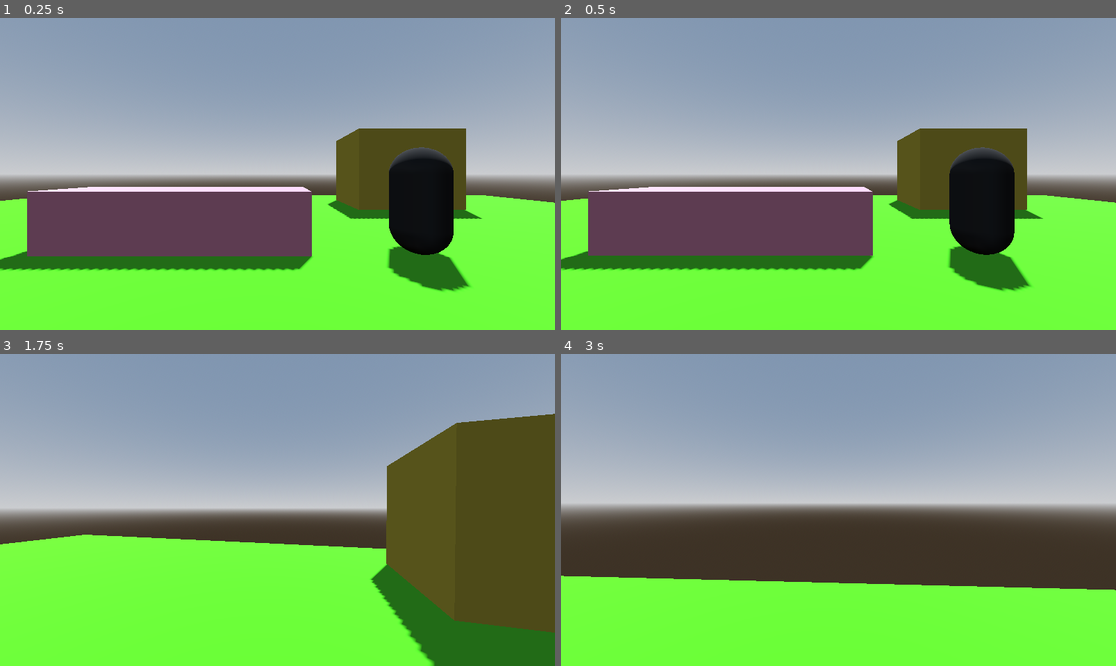
Above: before the commit, frames 1-4 (two rows, left to right).
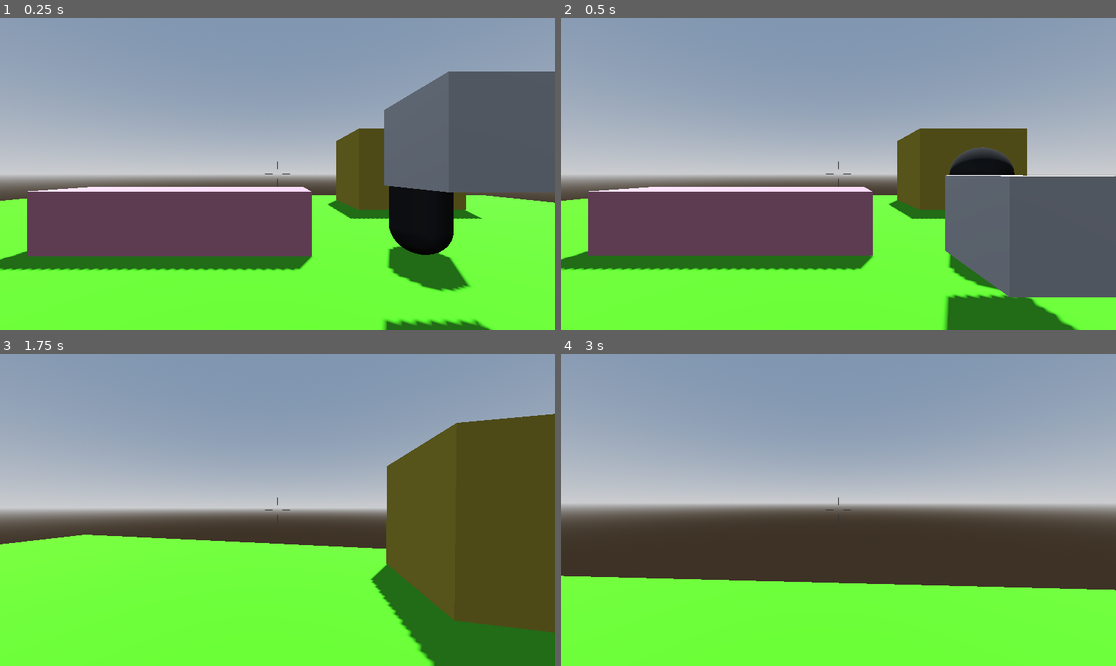
Above: after the commit, the same moments.

Repository: jontran1/godot-fps-template
Game: Godot game, scene res://scenes/levels/test_levels/test_level_1.tscn
The game is run twice, just before and just after one commit, with the same random seed, the same clock (stepped at 60 frames per second) and the same inputs.
Inputs (mouse positions are in pixels of both pictures, inside the frame that each line leads up to):
- Up to frame 1 (0.25 s): no input
- Up to frame 2 (0.5 s): no input
- Up to frame 3 (1.75 s): move the mouse to (305, 510) at 0.52 s; hold W (up) from 0.53 s (still down); tap E (interact, bound only after the commit) at 0.6, 1.55 s; tap Space (jump) at 0.77, 1.52 s; move the mouse to (249, 510) at 1.27 s; tap Shift (sprint) at 1.35 s
- Up to frame 4 (3 s): keep holding W (up); move the mouse to (849, 503) at 2.02 s; tap E (interact, bound only after the commit) at 2.1, 2.85 s; move the mouse to (832, 516) at 2.77 s

The runs differ from the first frame. In frame 1, 11% of the frame differs, in the area x 47-100%, y 17-100%; in frame 2, 13%, in the area x 47-100%, y 45-100%; in frame 3, less than 0.1%; in frame 4, less than 0.1%.

Commit message:
Add ui context to hud. Add interaction components and interactable objects

Diff:
--- a/project.godot
+++ b/project.godot
@@ -1,3 +1,11 @@
+; Engine configuration file.
+; It's best edited using the editor UI and not directly,
+; since the parameters that go here are not all obvious.
+;
+; Format:
+;   [section] ; section goes between []
+;   param=value ; assign values to parameters
+
 config_version=5
 
 [application]
@@ -7,9 +15,14 @@
 config/features=PackedStringArray("4.4", "GL Compatibility")
 config/icon="res://icon.svg"
 
+[autoload]
+
+Global="*res://scenes/autoloads/global.gd"
+
 [global_group]
 
 Player=""
+InteractableObject=""
 
 [input]
 
@@ -43,6 +56,15 @@
 "events": [Object(InputEventKey,"resource_local_to_scene":false,"resource_name":"","device":-1,"window_id":0,"alt_press …(191 unchanged characters)…
 ]
 }
+interact={
+"deadzone": 0.2,
+"events": [Object(InputEventKey,"resource_local_to_scene":false,"resource_name":"","device":-1,"window_id":0,"alt_pressed":false,"shift_pressed":false,"ctrl_pressed":false,"meta_pressed":false,"pressed":false,"keycode":0,"physical_keycode":69,"key_label":0,"unicode":101,"location":0,"echo":false,"script":null)
+]
+}
+
+[layer_names]
+
+3d_physics/layer_2="Interaction"
 
 [rendering]
 
--- a/scenes/characters/components/hud/context_component.gd
+++ b/scenes/autoloads/global.gd
@@ -1,10 +1,8 @@
-extends CenterContainer
+extends Node
 
-class_name ContextComponent
-
-@export var icon: TextureRect
-@export var context: Label
-@export var default_icon: Texture2D
+var debug
+var player: Player
+var ui_context: ContextComponent
 
 # Called when the node enters the scene tree for the first time.
 func _ready() -> void:
--- a/scenes/monsters/components/ai_perception_component.tscn
+++ b/scenes/characters/enemies/components/ai_perception_component.tscn
@@ -1,7 +1,7 @@
 [gd_scene load_steps=4 format=3 uid="uid://60u6kkk7dypg"]
 
-[ext_resource type="Script" uid="uid://c4dlh0ihyowm8" path="res://scenes/monsters/components/ai_perception_component.gd" id="1_ti1ar"]
-[ext_resource type="PackedScene" uid="uid://c2mwsq0khckoy" path="res://scenes/monsters/components/cone.tscn" id="2_526bj"]
+[ext_resource type="Script" uid="uid://c4dlh0ihyowm8" path="res://scenes/characters/enemies/components/ai_perception_component.gd" id="1_ti1ar"]
+[ext_resource type="PackedScene" uid="uid://c2mwsq0khckoy" path="res://scenes/characters/enemies/components/cone.tscn" id="2_526bj"]
 
 [sub_resource type="ConvexPolygonShape3D" id="ConvexPolygonShape3D_busei"]
 points = PackedVector3Array(-0.000195742, 1, -0.000195742, 0.194988, -1, -0.980814, -0.000195742, -1, -1, -0.195184, -1 …(721 unchanged characters)…
--- a/scenes/monsters/monster.tscn
+++ b/scenes/characters/enemies/monster.tscn
@@ -1,8 +1,8 @@
 [gd_scene load_steps=7 format=3 uid="uid://clq4qppwhlek3"]
 
-[ext_resource type="Script" uid="uid://dg8bk1fdnsptg" path="res://scenes/monsters/components/ai_movement_component.gd" id="1_3366s"]
-[ext_resource type="Script" uid="uid://b2ytvpigigjhb" path="res://scenes/monsters/ai_controller.gd" id="2_w06ud"]
-[ext_resource type="PackedScene" uid="uid://60u6kkk7dypg" path="res://scenes/monsters/components/ai_perception_component.tscn" id="3_gcx1e"]
+[ext_resource type="Script" uid="uid://dg8bk1fdnsptg" path="res://scenes/characters/enemies/components/ai_movement_component.gd" id="1_3366s"]
+[ext_resource type="Script" uid="uid://b2ytvpigigjhb" path="res://scenes/characters/enemies/ai_controller.gd" id="2_w06ud"]
+[ext_resource type="PackedScene" uid="uid://60u6kkk7dypg" path="res://scenes/characters/enemies/components/ai_perception_component.tscn" id="3_gcx1e"]
 
 [sub_resource type="StandardMaterial3D" id="StandardMaterial3D_2yfuc"]
 albedo_color = Color(0, 0, 0, 1)
--- /dev/null
+++ b/scenes/characters/player/components/hud/context_component.gd
@@ -0,0 +1,29 @@
+extends CenterContainer
+
+class_name ContextComponent
+
+@export var icon: TextureRect
+@export var context: Label
+@export var default_icon: Texture2D
+
+# Called when the node enters the scene tree for the first time.
+func _ready() -> void:
+	Global.ui_context = self
+	reset()
+
+# Called every frame. 'delta' is the elapsed time since the previous frame.
+func _process(delta: float) -> void:
+	pass
+
+func reset() -> void:
+	icon.texture = null
+	context.text = ""
+
+func update_icon(image: Texture2D, override: bool) -> void:
+	if override:
+		icon.texture = image
+	else:
+		icon.texture = default_icon
+
+func update_content(text: String = "") -> void:
+	context.text = text
--- /dev/null
+++ b/scenes/characters/player/components/hud/hud_component.gd
@@ -0,0 +1,21 @@
+extends CanvasLayer
+
+class_name HUDComponent
+
+@onready var context_component: ContextComponent = $"ContextComponent"
+# Called when the node enters the scene tree for the first time.
+func _ready() -> void:
+	pass # Replace with function body.
+
+
+# Called every frame. 'delta' is the elapsed time since the previous frame.
+func _process(delta: float) -> void:
+	pass
+
+func on_update_ui_interactable_context(interactable: Node3D) -> void:
+	if interactable != null:
+		context_component.update_content("Interact")
+		context_component.update_icon(null, false)
+	else:
+		context_component.update_content()
+		context_component.update_icon(null, true)
--- a/scenes/characters/components/hud_component.tscn
+++ b/scenes/characters/player/components/hud/hud_component.tscn
@@ -1,10 +1,12 @@
-[gd_scene load_steps=4 format=3 uid="uid://clqgontcb54gc"]
+[gd_scene load_steps=5 format=3 uid="uid://clqgontcb54gc"]
 
-[ext_resource type="Texture2D" uid="uid://clw6sgmnjdv54" path="res://scenes/characters/player/assets/kenney_input_prompts_1.4/keyboard_e.png" id="1_3weh4"]
-[ext_resource type="Script" uid="uid://cojtn5ee3qeys" path="res://scenes/characters/components/hud/context_component.gd" id="1_i5ssv"]
-[ext_resource type="Texture2D" uid="uid://vnvsadmhgljb" path="res://scenes/characters/player/assets/kenney_crosshair_pack/crosshair012.png" id="1_lk2rc"]
+[ext_resource type="Script" uid="uid://cojtn5ee3qeys" path="res://scenes/characters/player/components/hud/context_component.gd" id="1_aok4j"]
+[ext_resource type="Script" uid="uid://dbq6v2fjaq12x" path="res://scenes/characters/player/components/hud/hud_component.gd" id="1_mlysb"]
+[ext_resource type="Texture2D" uid="uid://clw6sgmnjdv54" path="res://scenes/characters/player/assets/kenney_input_prompts_1.4/keyboard_e.png" id="2_mlysb"]
+[ext_resource type="Texture2D" uid="uid://vnvsadmhgljb" path="res://scenes/characters/player/assets/kenney_crosshair_pack/crosshair012.png" id="3_fd56b"]
 
-[node name="HUD" type="CanvasLayer"]
+[node name="HUDComponent" type="CanvasLayer"]
+script = ExtResource("1_mlysb")
 
 [node name="ContextComponent" type="CenterContainer" parent="." node_paths=PackedStringArray("icon", "context")]
 anchors_preset = 15
@@ -14,17 +16,17 @@
 offset_bottom = 50.0
 grow_horizontal = 2
 grow_vertical = 2
-script = ExtResource("1_i5ssv")
+script = ExtResource("1_aok4j")
 icon = NodePath("HBoxContainer/TextureRect")
 context = NodePath("HBoxContainer/Label")
-default_icon = ExtResource("1_3weh4")
+default_icon = ExtResource("2_mlysb")
 
 [node name="HBoxContainer" type="HBoxContainer" parent="ContextComponent"]
 layout_mode = 2
 
 [node name="TextureRect" type="TextureRect" parent="ContextComponent/HBoxContainer"]
 layout_mode = 2
-texture = ExtResource("1_3weh4")
+texture = ExtResource("2_mlysb")
 
 [node name="Label" type="Label" parent="ContextComponent/HBoxContainer"]
 layout_mode = 2
--- /dev/null
+++ b/scenes/characters/player/components/interact_component.tscn
@@ -0,0 +1,6 @@
+[gd_scene load_steps=2 format=3 uid="uid://ba3h6fg7tfbq6"]
+
+[ext_resource type="Script" uid="uid://cedpdrf525ouv" path="res://scenes/characters/player/components/interaction_component.gd" id="1_168vb"]
+
+[node name="InteractionComponent" type="RayCast3D"]
+script = ExtResource("1_168vb")
--- /dev/null
+++ b/scenes/characters/player/components/interaction_component.gd
@@ -0,0 +1,61 @@
+extends RayCast3D
+
+@export var interact_distance: float = 3
+@export var player_camera: Camera3D
+@export var interactor: Player
+var raycast_timer := Timer.new()
+var highlighted_interactable: Node3D = null
+signal interactable_hover_updated(interactable: Node3D)
+
+# Called when the node enters the scene tree for the first time.
+func _ready() -> void:
+	set_interact_timer()
+
+# Called every frame. 'delta' is the elapsed time since the previous frame.
+func _process(delta: float) -> void:
+	pass
+
+func update_interaction_status():
+	var result = interact_cast()
+	if result:
+		interactable_hover_updated.emit(result)
+	else:
+		interactable_hover_updated.emit(null)
+
+func interact() -> void:
+	var raycast_result: Node3D = interact_cast()
+	if raycast_result \
+		and raycast_result.is_in_group("InteractableObject") \
+		and raycast_result.has_method("_interact"):
+		raycast_result._interact(interactor)
+
+func interact_cast() -> Node3D:
+	var raycast_result: Node3D = null
+	var space_state = player_camera.get_world_3d().direct_space_state
+	var screen_center = get_viewport().size / 2
+	var origin = player_camera.project_ray_origin(screen_center)
+	var end = origin + player_camera.project_ray_normal(screen_center) * interact_distance
+	var query = PhysicsRayQueryParameters3D.create(origin, end)
+	query.collide_with_bodies = true
+	var result = space_state.intersect_ray(query)
+	var current_cast_result = result.get("collider")
+	if current_cast_result \
+		and current_cast_result.is_in_group("InteractableObject"):
+		raycast_result = current_cast_result
+		if raycast_result.has_method("_highlight_interactable"):
+			raycast_result._highlight_interactable()
+			highlighted_interactable = raycast_result
+	else:
+		raycast_result = null
+	if highlighted_interactable != null and raycast_result != highlighted_interactable:
+		if highlighted_interactable.has_method("_unhighlight_interactable"):
+			highlighted_interactable._unhighlight_interactable()
+		highlighted_interactable = null
+	return raycast_result
+
+func set_interact_timer() -> void:
+	raycast_timer = Timer.new()
+	raycast_timer.wait_time = .1
+	raycast_timer.autostart = true
+	raycast_timer.timeout.connect(update_interaction_status)
+	add_child(raycast_timer)
--- a/scenes/characters/player/input_component.gd
+++ b/scenes/characters/player/input_component.gd
@@ -7,6 +7,7 @@
 signal input_jumped_pressed()
 signal input_sprint_pressed()
 signal input_sprint_released()
+signal input_interact_pressed()
 
 func _ready():
 	Input.set_mouse_mode(Input.MOUSE_MODE_CAPTURED)
@@ -24,3 +25,7 @@
 		input_sprint_pressed.emit()
 	elif Input.is_action_just_released("sprint"):
 		input_sprint_released.emit()
+	elif Input.is_action_just_released("interact"):
+		input_interact_pressed.emit()
+	elif Input.is_key_pressed(KEY_ESCAPE): #TODO remove later
+		get_tree().quit()
--- a/scenes/characters/player/player.tscn
+++ b/scenes/characters/player/player.tscn
@@ -1,9 +1,11 @@
-[gd_scene load_steps=7 format=3 uid="uid://15uftw4o040g"]
+[gd_scene load_steps=9 format=3 uid="uid://15uftw4o040g"]
 
 [ext_resource type="Script" uid="uid://bnfwc1mql8mtl" path="res://scenes/characters/player/player.gd" id="1_8afob"]
-[ext_resource type="Script" uid="uid://d2m45ra676vft" path="res://scenes/characters/components/movement_component.gd" id="3_gmlin"]
+[ext_resource type="Script" uid="uid://d2m45ra676vft" path="res://scenes/characters/player/components/movement_component.gd" id="3_gmlin"]
 [ext_resource type="Script" uid="uid://d088qik4lqk78" path="res://scenes/characters/player/input_component.gd" id="4_lvxji"]
 [ext_resource type="Script" uid="uid://msk01a6sarje" path="res://scenes/characters/player/player_camera.gd" id="4_p47bc"]
+[ext_resource type="Script" uid="uid://cedpdrf525ouv" path="res://scenes/characters/player/components/interaction_component.gd" id="5_qd3e3"]
+[ext_resource type="PackedScene" uid="uid://clqgontcb54gc" path="res://scenes/characters/player/components/hud/hud_component.tscn" id="6_6avc5"]
 
 [sub_resource type="CapsuleMesh" id="CapsuleMesh_u8vuu"]
 
@@ -36,8 +38,18 @@
 
 [node name="Camera3D" type="Camera3D" parent="HeadComponent"]
 
+[node name="InteractComponent" type="RayCast3D" parent="HeadComponent/Camera3D" node_paths=PackedStringArray("player_camera", "interactor")]
+collision_mask = 2
+script = ExtResource("5_qd3e3")
+player_camera = NodePath("..")
+interactor = NodePath("../../..")
+
+[node name="HUDComponent" parent="." instance=ExtResource("6_6avc5")]
+
 [connection signal="input_direction_moved" from="InputComponent" to="MovementComponent" method="_on_input_component_input_direction_moved"]
+[connection signal="input_interact_pressed" from="InputComponent" to="HeadComponent/Camera3D/InteractComponent" method="interact"]
 [connection signal="input_jumped_pressed" from="InputComponent" to="MovementComponent" method="_on_jump"]
 [connection signal="input_mouse_moved" from="InputComponent" to="HeadComponent" method="_on_input_component_input_mouse_moved"]
 [connection signal="input_sprint_pressed" from="InputComponent" to="MovementComponent" method="_on_sprint"]
 [connection signal="input_sprint_released" from="InputComponent" to="MovementComponent" method="_on_stop_sprint"]
+[connection signal="interactable_hover_updated" from="HeadComponent/Camera3D/InteractComponent" to="HUDComponent" method="on_update_ui_interactable_context"]
--- /dev/null
+++ b/scenes/levels/interactables/interactable.gd
@@ -0,0 +1,27 @@
+extends Node3D
+
+@onready var interactable_component: InteractableComponent = get_node("InteractableComponent")
+
+# Called when the node enters the scene tree for the first time.
+func _ready() -> void:
+	pass # Replace with function body.
+
+# Called every frame. 'delta' is the elapsed time since the previous frame.
+func _process(delta: float) -> void:
+	pass
+
+func _interact(interactor: Node3D) -> void:
+	call_component_method("_interact", [interactor])
+
+func _highlight_interactable() -> void:
+	call_component_method("_highlight_interactable")
+
+func _unhighlight_interactable() -> void:
+	call_component_method("_unhighlight_interactable")
+
+# DRY utility method in your base class or shared script
+func call_component_method(method_name: String, args: Array = []) -> void:
+	if interactable_component and method_name in interactable_component:
+		interactable_component.callv(method_name, args)
+	else:
+		push_warning("Component missing or method `%s` not found on %s" % [method_name, name])
--- /dev/null
+++ b/scenes/levels/interactables/interactable_ball.tscn
@@ -0,0 +1,24 @@
+[gd_scene load_steps=5 format=3 uid="uid://b8nheuxrqw7u2"]
+
+[ext_resource type="Script" uid="uid://bspnw1q4x75qx" path="res://scenes/levels/interactables/interactable.gd" id="1_htkfx"]
+[ext_resource type="Script" uid="uid://clmgssmp0hfrv" path="res://scenes/levels/interactables/interactable_component.gd" id="2_gxwk4"]
+
+[sub_resource type="SphereShape3D" id="SphereShape3D_bwasv"]
+
+[sub_resource type="SphereMesh" id="SphereMesh_htkfx"]
+
+[node name="Ball" type="RigidBody3D" groups=["InteractableObject"]]
+collision_mask = 3
+script = ExtResource("1_htkfx")
+
+[node name="CollisionShape3D" type="CollisionShape3D" parent="."]
+shape = SubResource("SphereShape3D_bwasv")
+
+[node name="MeshInstance3D" type="MeshInstance3D" parent="."]
+mesh = SubResource("SphereMesh_htkfx")
+
+[node name="InteractableComponent" type="Node" parent="." node_paths=PackedStringArray("interactable", "mesh_instance")]
+script = ExtResource("2_gxwk4")
+interactable = NodePath("..")
+mesh_instance = NodePath("../MeshInstance3D")
+metadata/_custom_type_script = "uid://clmgssmp0hfrv"
--- /dev/null
+++ b/scenes/levels/interactables/interactable_box.tscn
@@ -0,0 +1,26 @@
+[gd_scene load_steps=5 format=3 uid="uid://bt23olspmdtr5"]
+
+[ext_resource type="Script" uid="uid://bspnw1q4x75qx" path="res://scenes/levels/interactables/interactable.gd" id="1_8b5fe"]
+[ext_resource type="Script" uid="uid://clmgssmp0hfrv" path="res://scenes/levels/interactables/interactable_component.gd" id="2_xujbt"]
+
+[sub_resource type="BoxShape3D" id="BoxShape3D_8b5fe"]
+
+[sub_resource type="BoxMesh" id="BoxMesh_xujbt"]
+
+[node name="Box" type="RigidBody3D" groups=["InteractableObject"]]
+collision_mask = 3
+linear_damp = 0.1
+angular_damp = 0.1
+script = ExtResource("1_8b5fe")
+
+[node name="CollisionShape3D" type="CollisionShape3D" parent="."]
+shape = SubResource("BoxShape3D_8b5fe")
+
+[node name="MeshInstance3D" type="MeshInstance3D" parent="."]
+mesh = SubResource("BoxMesh_xujbt")
+
+[node name="InteractableComponent" type="Node" parent="." node_paths=PackedStringArray("interactable", "mesh_instance")]
+script = ExtResource("2_xujbt")
+interactable = NodePath("..")
+mesh_instance = NodePath("../MeshInstance3D")
+metadata/_custom_type_script = "uid://clmgssmp0hfrv"
--- /dev/null
+++ b/scenes/levels/interactables/interactable_component.gd
@@ -0,0 +1,24 @@
+extends IInteractable
+
+class_name InteractableComponent
+
+@export var interactable: Node3D
+@export var mesh_instance: MeshInstance3D
+
+# Called when the node enters the scene tree for the first time.
+func _ready() -> void:
+	pass # Replace with function body.
+
+# Called every frame. 'delta' is the elapsed time since the previous frame.
+func _process(delta: float) -> void:
+	pass
+
+func _interact(interactor: Node3D):
+	super._interact(interactor)
+	interactable.queue_free()
+
+func _highlight_interactable():
+	super._highlight_interactable()
+
+func _unhighlight_interactable():
+	super._unhighlight_interactable()
--- /dev/null
+++ b/scenes/levels/interactables/interactable_highlight.tres
@@ -0,0 +1,7 @@
+[gd_resource type="StandardMaterial3D" format=3 uid="uid://dpxaw7o13y0al"]
+
+[resource]
+transparency = 1
+albedo_color = Color(0, 0, 0, 0.223529)
+emission_enabled = true
+emission = Color(0, 0.901961, 0, 1)
--- /dev/null
+++ b/scenes/levels/test_levels/interactable_component.gd
@@ -0,0 +1,14 @@
+extends Node
+
+class_name IInteractable
+
+@onready var interactable_mesh: MeshInstance3D = self.mesh_instance
+
+func _interact(interactor: Node3D):
+	print("IInteractable: interacted")
+
+func _highlight_interactable():
+	interactable_mesh.material_overlay = load("res://scenes/levels/interactables/interactable_highlight.tres")
+
+func _unhighlight_interactable():
+	interactable_mesh.material_overlay = null
--- a/scenes/levels/test_levels/test_level_1.tscn
+++ b/scenes/levels/test_levels/test_level_1.tscn
@@ -1,7 +1,9 @@
-[gd_scene load_steps=11 format=3 uid="uid://0orrclbroy2m"]
+[gd_scene load_steps=13 format=3 uid="uid://0orrclbroy2m"]
 
 [ext_resource type="PackedScene" uid="uid://15uftw4o040g" path="res://scenes/characters/player/player.tscn" id="1_aug67"]
-[ext_resource type="PackedScene" uid="uid://clq4qppwhlek3" path="res://scenes/monsters/monster.tscn" id="2_5wkf7"]
+[ext_resource type="PackedScene" uid="uid://clq4qppwhlek3" path="res://scenes/characters/enemies/monster.tscn" id="2_5wkf7"]
+[ext_resource type="PackedScene" uid="uid://bt23olspmdtr5" path="res://scenes/levels/interactables/interactable_box.tscn" id="3_47vcd"]
+[ext_resource type="PackedScene" uid="uid://b8nheuxrqw7u2" path="res://scenes/levels/interactables/interactable_ball.tscn" id="4_o2l3c"]
 
 [sub_resource type="ProceduralSkyMaterial" id="ProceduralSkyMaterial_aug67"]
 sky_horizon_color = Color(0.662243, 0.671743, 0.686743, 1)
@@ -73,3 +75,9 @@
 transform = Transform3D(1.52898, 0, 0, 0, 6.40535, 0, 0, 0, 3.2809, -5.77194, 3.25267, 5.53684)
 material_override = SubResource("StandardMaterial3D_aug67")
 use_collision = true
+
+[node name="Box" parent="." instance=ExtResource("3_47vcd")]
+transform = Transform3D(1, 0, 0, 0, 1, 0, 0, 0, 1, 2.37396, 2.17969, -3.04224)
+
+[node name="Ball" parent="." instance=ExtResource("4_o2l3c")]
+transform = Transform3D(1, 0, 0, 0, 1, 0, 0, 0, 1, 3.3898, 2.18173, -0.222982)
Not shown, added: scenes/autoloads/global.gd.uid
Renamed: scenes/monsters/ai_controller.gd -> scenes/characters/enemies/ai_controller.gd
Renamed: scenes/monsters/ai_controller.gd.uid -> scenes/characters/enemies/ai_controller.gd.uid
Renamed: scenes/monsters/character_state.gd -> scenes/characters/enemies/character_state.gd
Renamed: scenes/monsters/character_state.gd.uid -> scenes/characters/enemies/character_state.gd.uid
Renamed: scenes/monsters/components/ai_movement_component.gd -> scenes/characters/enemies/components/ai_movement_component.gd
Renamed: scenes/monsters/components/ai_movement_component.gd.uid -> scenes/characters/enemies/components/ai_movement_component.gd.uid
Renamed: scenes/monsters/components/ai_perception_component.gd -> scenes/characters/enemies/components/ai_perception_component.gd
Renamed: scenes/monsters/components/ai_perception_component.gd.uid -> scenes/characters/enemies/components/ai_perception_component.gd.uid
Renamed: scenes/monsters/components/cone.tscn -> scenes/characters/enemies/components/cone.tscn
Renamed: scenes/characters/components/hud/context_component.gd.uid -> scenes/characters/player/components/hud/context_component.gd.uid
Not shown, added: scenes/characters/player/components/hud/hud_component.gd.uid
(and 8 more such lines)
